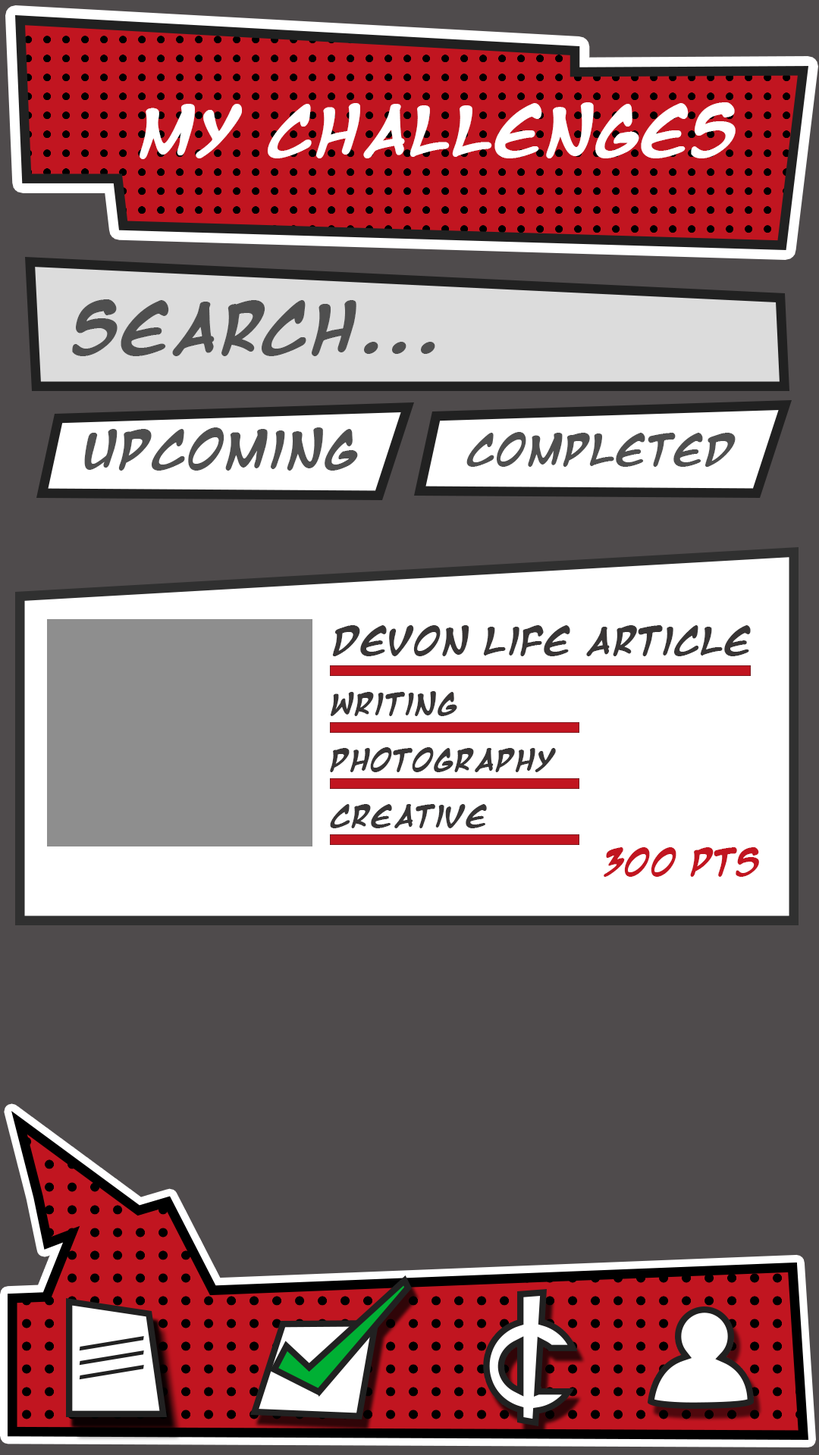
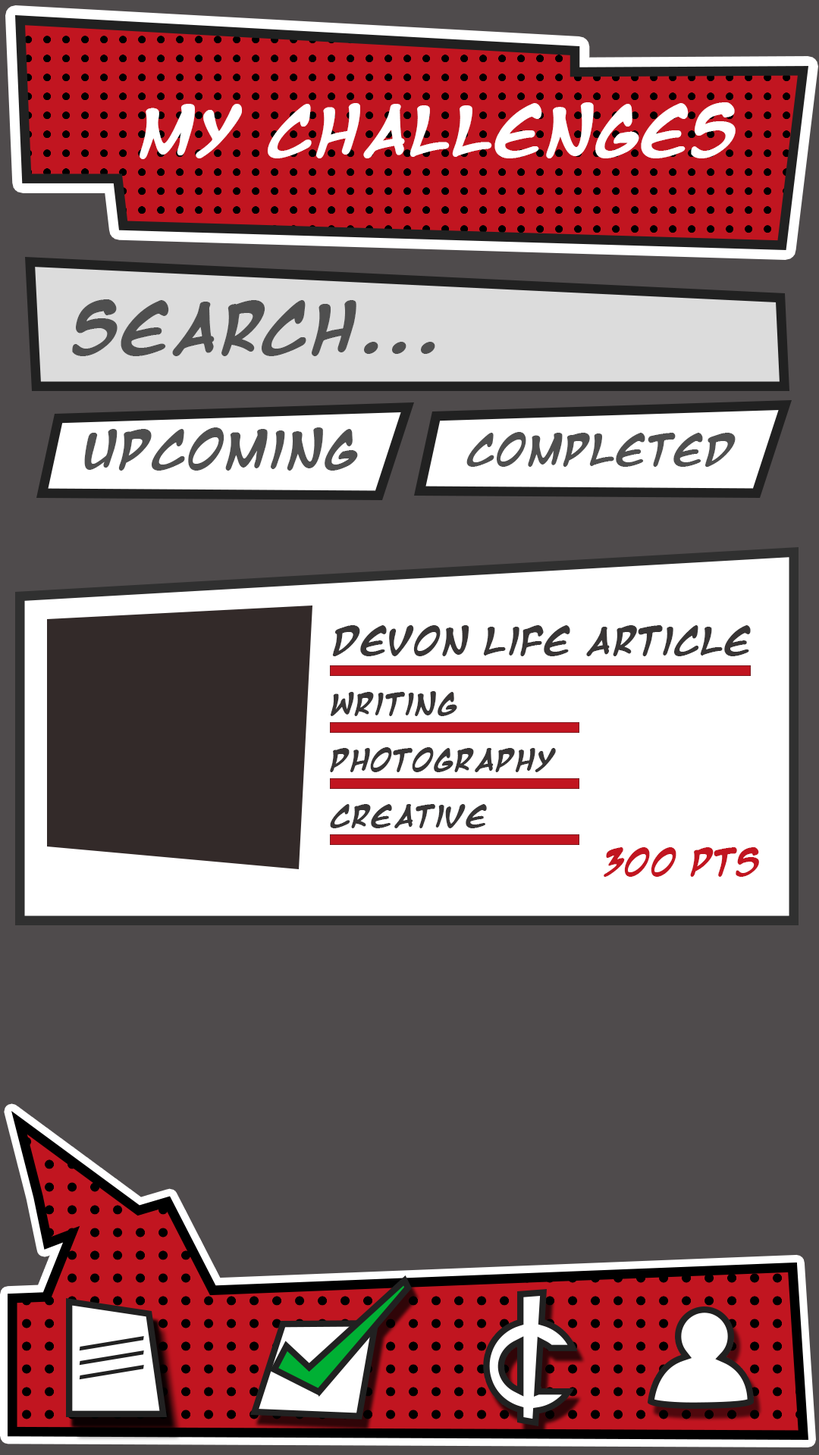
Comparing the layer stacks of the two (819, 1455) images. Changes:
painted on "Picture" over [46, 605, 313, 870]
